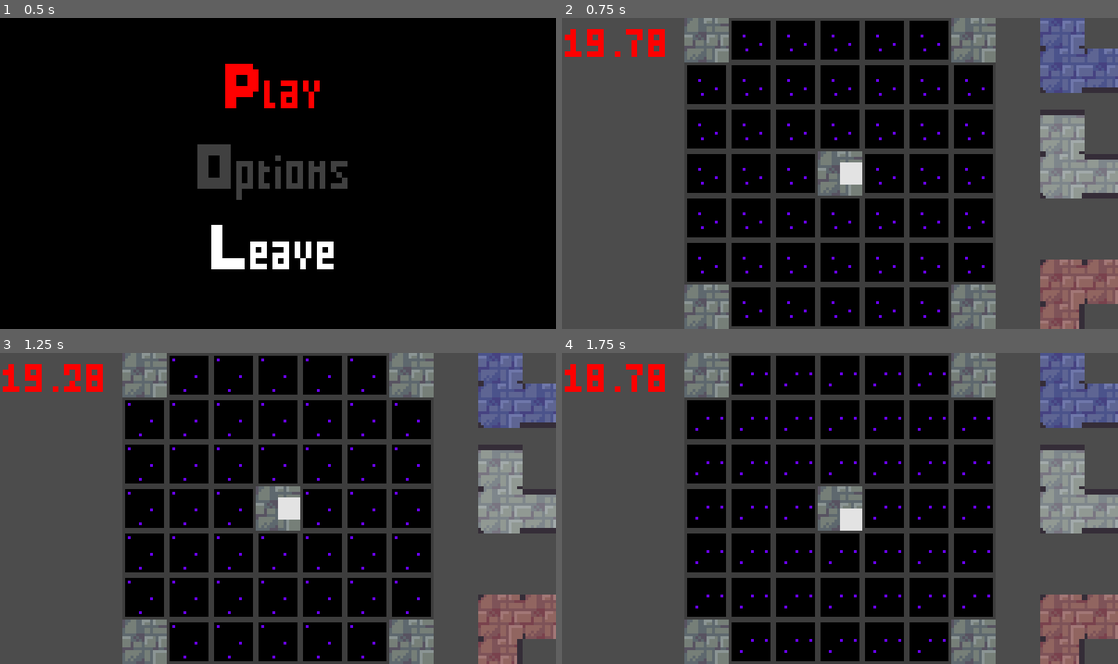
Above: before the commit, frames 1-4 (two rows, left to right).
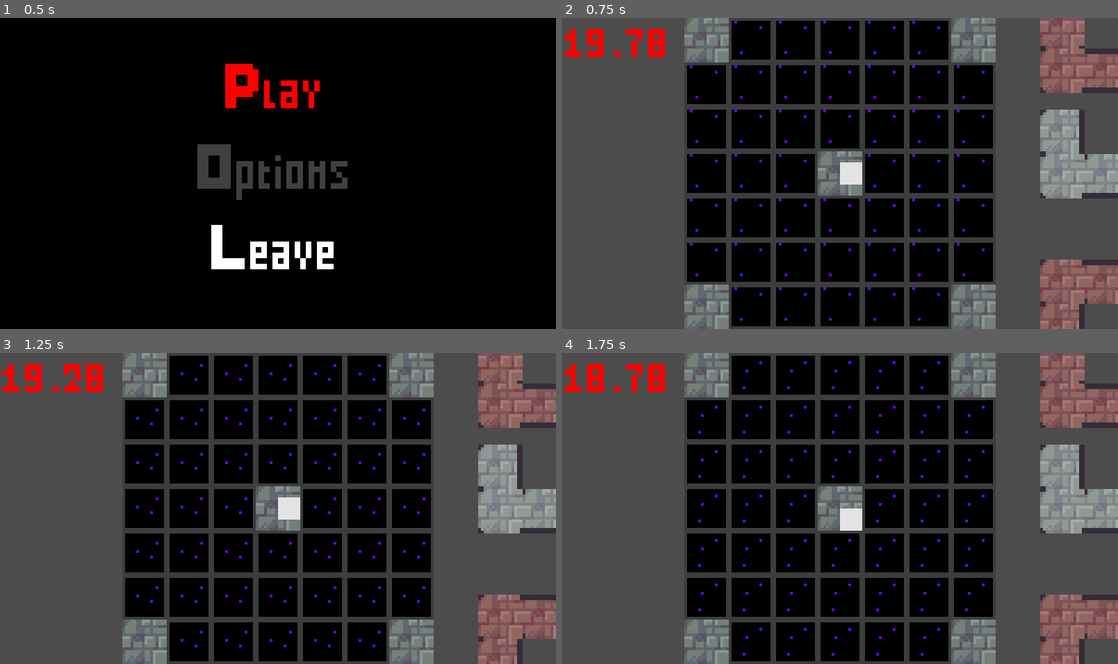
Above: after the commit, the same moments.

Repository: MrBSmith/Global2020
Game: Godot game, scene res://Scenes/GUI/Menus/ScreenTitle/ScreenTitle.tscn
The game is run twice, just before and just after one commit, with the same random seed, the same clock (stepped at 60 frames per second) and the same inputs.
Inputs (mouse positions are in pixels of both pictures, inside the frame that each line leads up to):
- Up to frame 1 (0.5 s): no input
- Up to frame 2 (0.75 s): tap Enter (ui_accept) at 0.5 s; move the mouse to (962, 157) at 0.52 s; hold Right (ui_right) from 0.53 s (still down); click (962, 157) at 0.6 s
- Up to frame 3 (1.25 s): keep holding Right (ui_right); tap Enter (ui_accept) at 0.77 s; tap Mouse wheel down (rotate_card_anti_clock) at 0.8 s
- Up to frame 4 (1.75 s): move the mouse to (706, 374) at 1.27 s; release Right (ui_right) at 1.28 s; hold Down (ui_down) from 1.28 s (still down); tap Mouse wheel down (rotate_card_anti_clock) at 1.35 s; tap Enter (ui_accept) at 1.52 s; tap Mouse wheel up (rotate_card_clock) at 1.55 s

Frame 1 is identical in both runs. In frame 2, 4.2% of the frame differs, in the area x 23-100%, y 0-98%; in frame 3, 4.2%; in frame 4, 4.2%.

Commit message:
Separate card behaviours into states

Diff:
--- a/BaseClasses/Card_Base.gd
+++ b/BaseClasses/Card_Base.gd
@@ -5,8 +5,8 @@
 
 # ---- VARIABLES ----
 
-onready var wall_node = preload("res://Scenes/Wall/Wall.tscn")
-onready var door_node = preload("res://Scenes/Wall/Door.tscn")
+onready var pivot_node = $Pivot
+onready var states_node = $States
 
 # how many doors the card can have, between the range
 export(int) var min_door : int = 2
@@ -24,142 +24,31 @@
 	"red" : red
 }
 
-var card_placed : bool = false
 var tiles_array : Array = []
-
 var tiles_touched : int = 0
 
-var rng = RandomNumberGenerator.new()
+# -- STATE MACHINE ACCESSORS --
+func set_state(value : StateBase):
+	states_node.set_state(value)
 
-var remaining_doors
-var remaining_walls
+func get_state() -> StateBase:
+	return states_node.get_state()
 
-# -- drag & drop & rotate variables --
+func set_state_by_name(value : String):
+	states_node.set_state_by_name(value)
 
-var offset_with_mouse := Vector2.ZERO
-var grab : bool = false
+func get_state_name() -> String:
+	return states_node.get_state_name()
 
 # ---- ONREADY ----
 
 func _ready():
 	# Get every tiles of the card
 	for child in get_children():
-		if child.is_class("Tile"):
+		if child is Tile:
 			tiles_array.append(child)
 
-	rng.randomize()
-	var door_count = rng.randi_range(min_door, max_door)
-
-	# Check how many sides the card has to know how many walls it has
-	var side_count = count_sides()
-	var wall_count = side_count - door_count
-
-	remaining_doors = door_count
-	remaining_walls = wall_count
-
-	# Place walls and doors
-	place_all_walls()
-	var color_name = pick_color()
-	change_tiles_color(color_name)
-
-
-# ---- PROCESS ----
-
-func _process(_delta):
-	if grab:
-		set_global_position(get_viewport().get_mouse_position() - offset_with_mouse)
-
-
-# ---- INPUT ----
-
-func _input(_event):
-	if grab:
-		# If the card is grabbed and the clockwise button is pressed
-		if Input.is_action_just_pressed("rotate_card_clock"):
-			set_rotation_degrees(get_rotation_degrees() + 90)
-
-		# If the tile is held and the anti clockwise button is pressed
-		elif Input.is_action_just_pressed("rotate_card_anti_clock"):
-			set_rotation_degrees(get_rotation_degrees() - 90)
-
-
-# -- spawn walls functions --
-
-# Count how many sides the card has and return it
-func count_sides() -> int:
-	var counter : int = 0
-
-	# For each nodes in the given node
-	for tile in tiles_array:
-		for child in get_children():
-			# if the current node is a point
-			if child is PointTop or child is PointSide:
-				counter += 1
-
-	return counter
-
-
-# Generate a number depending of the remaining sides, return true if it'll be a door
-func generate_door() -> bool:
-	# Get a random number between the remaining sides
-	rng.randomize()
-	var rand_wall = rng.randi_range(1, remaining_walls)
-
-	# if rand_wall is below the number of remaining doors, that means we still have doors to place
-	if remaining_doors >= rand_wall:
-		# a door has been placed, so remove it from the remaining_doors count
-		remaining_doors -= 1
-		return true
-	# either there is not enough door to put one, or the random chose to put a wall in this position
-	else:
-		# remove a wall from the count
-		remaining_walls -= 1
-		return false
-
-
-# Check if the node has childs, if it's a spawn point, place a wall
-func place_all_walls():
-	for tile in tiles_array:
-		for current_node in tile.get_children():
-			if current_node is Position2D:
-				var side
-				# if it's a door
-				if generate_door():
-					side = door_node.instance()
-				else:
-					side = wall_node.instance()
-
-				# Makes it horizontal if the point is a top one
-				if current_node is PointTop:
-					side.set_rotation_degrees(90)
-
-				# Add the door/wall to rh
-				side.set_position(current_node.get_position())
-				tile.add_child(side)
-
-
-# Pick a random color depending of the color chance values
-func pick_color():
-
-	var total_chance = 0
-
-	for chance in color_chance.values():
-		total_chance += chance
-
-	rng.randomize()
-	var color_pick = rng.randi_range(1, total_chance - 1)
-	var previous_scores = 0
-	for color_key in color_chance:
-		if previous_scores < color_pick && color_pick <= color_chance.get(color_key) + previous_scores:
-			return color_key # color found
-		else:
-			previous_scores += color_chance.get(color_key) # color not found
-
-
-# Changes the tiles color to the one sent in parameters
-func change_tiles_color(color_name : String):
-	for tile in tiles_array:
-		tile.set_color(tile.get(color_name))
+	states_node.setup()
 
 
 # -- drag & drop & rotate functions --
@@ -167,91 +56,31 @@
 # Triggered by (and connected from) a child tile
 # Compute the offset between the mouse position and the position of the card to move the card accordingly
 func on_tile_grabed():
-	if !card_placed:
-		var mouse_pos = get_viewport().get_mouse_position()
-		offset_with_mouse = mouse_pos - get_global_position()
-		grab = true
+	if get_state_name() == "Hand":
+		set_state_by_name("Grabed")
 
 
 # Triggered by (and connected from) a child tile
 # Reset the offset at zero, and snap the card to the nearest position
 # If the position isn't empty, reset its position in the hand of the player
 func on_tile_droped():
-	if !card_placed:
-		grab = false
-		offset_with_mouse = Vector2.ZERO
-		var nearst_void_tile = get_the_nearest_tile(tiles_array[0])
-		global_position += get_translation(tiles_array[0], nearst_void_tile)
-
-		if is_card_on_empty_place():
-			card_placed = true
-			for tile in tiles_array:
-				tile.activate_walls()
-				var void_underneath = get_the_nearest_tile(tile)
-				void_underneath.queue_free()
-
-		else:
-			set_position(Vector2.ZERO)
-			set_rotation_degrees(0)
-
-
-# Check if there is a void tile under each tiles of the card
-# Return true if its the case, false in any other case
-func is_card_on_empty_place() -> bool:
-	for tile in tiles_array:
-		var areas_overlapping = tile.get_overlapping_areas()
-		if len(areas_overlapping) == 0:
-			return false
-		if !is_there_node_of_class(areas_overlapping, "VoidTile"):
-			return false
-
-	return true
-
-
-# Return true if at least one of the nodes of the array is of the given class
-func is_there_node_of_class(array : Array, class_to_find : String) -> bool:
-	for node in array:
-		if node.is_class(class_to_find):
-			return true
-	return false
-
-
-# Find the nearest void tile, and returns it
-func get_the_nearest_tile(node : Node) -> VoidTile:
-	var node_pos = node.get_global_position()
-	var void_tiles_array = get_tree().get_nodes_in_group("VoidTiles")
-	var smallest_distance = INF
-	var nearest_tile : VoidTile = null
-
-	for void_tile in void_tiles_array:
-		var current_distance = node_pos.distance_to(void_tile.get_global_position())
-		if current_distance < smallest_distance:
-			smallest_distance = current_distance
-			nearest_tile = void_tile
-
-	return nearest_tile
-
-
-# Return the translation between two nodes
-func get_translation(node1 : Node, node2 : Node) -> Vector2:
-	var direction_to : Vector2 = node1.global_position.direction_to(node2.get_global_position())
-	var distance_to : float =  node1.global_position.distance_to(node2.get_global_position())
-	return direction_to * distance_to
+	if get_state_name() == "Grabed":
+		set_state_by_name("Drop")
 
 
 # -- Players detections methods --
 
 # Triggered when a player entered a tile composing the card
 func on_tile_body_entered(body: PhysicsBody2D):
-	if body is Player && card_placed:
+	if body is Player && get_state_name() == "Placed":
 		tiles_touched += 1
 
 
 # Triggered when a player live a tile composing the card
 func on_tile_body_exited(body: PhysicsBody2D):
-	if body is Player && card_placed:
+	if body is Player && get_state_name() == "Placed":
 		tiles_touched -= 1
-		if tiles_touched == 0:
+		if tiles_touched <= 0:
 			destroy()
 
 
--- /dev/null
+++ b/BaseClasses/StateBase.gd
@@ -0,0 +1,14 @@
+extends Node
+
+class_name StateBase
+
+onready var states_node = get_parent()
+
+func update(_delta) -> String:
+	return ""
+
+func enter_state():
+	pass
+
+func exit_state():
+	pass
--- /dev/null
+++ b/BaseClasses/StateMachine.gd
@@ -0,0 +1,62 @@
+extends Node
+
+class_name StatesMachine
+
+# Define the list of possible states, and give the path to the corresponding node for each state
+# The states are distinguished by the name of their corresponding node
+# The default state is always the first in the tree
+
+signal state_change
+
+onready var states_map = get_children()
+
+onready var current_state : StateBase
+onready var previous_state : StateBase
+
+func setup():
+	set_physics_process(true)
+	set_state(states_map[0])
+
+
+# Call for the current state process
+func _physics_process(delta):
+	var new_state_name : String = current_state.update(delta)
+	if new_state_name != "":
+		set_state_by_name(new_state_name)
+
+
+# Set a new state
+func set_state(new_state: StateBase):
+	# Discard the method if the new_state is the current_state
+	if new_state == current_state:
+		return
+
+	# Use the exit state function of the current state
+	if current_state != null:
+		current_state.exit_state()
+
+	# Change the current state, and the previous state
+	previous_state = current_state
+	current_state = new_state
+
+	# Use the enter_state function of the current state
+	if new_state != null:
+		current_state.enter_state()
+
+	emit_signal("state_change")
+
+
+# Set the state, based on the given state name
+func set_state_by_name(new_state_name : String):
+	var new_state = get_node_or_null(new_state_name)
+	if new_state != null:
+		set_state(new_state)
+
+
+# Returns the String name of the current state
+func get_state_name() -> String:
+	return current_state.name
+
+# Returns the current state
+func get_state() -> StateBase:
+	return current_state
--- a/BaseClasses/TileBase.gd
+++ b/BaseClasses/TileBase.gd
@@ -1,9 +1,3 @@
-extends Node
+extends Area2D
 
-class_name TileBase
-
-func _ready():
-	pass
-
-func tile_effect():
-	pass
+class_name Tile
--- a/Scenes/Cards/BaseCard.tscn
+++ b/Scenes/Cards/BaseCard.tscn
@@ -1,9 +1,35 @@
-[gd_scene load_steps=2 format=2]
+[gd_scene load_steps=8 format=2]
 
 [ext_resource path="res://BaseClasses/Card_Base.gd" type="Script" id=1]
+[ext_resource path="res://BaseClasses/StateMachine.gd" type="Script" id=2]
+[ext_resource path="res://Scenes/Cards/States/Grab.gd" type="Script" id=3]
+[ext_resource path="res://Scenes/Cards/States/InHand.gd" type="Script" id=4]
+[ext_resource path="res://Scenes/Cards/States/Drop.gd" type="Script" id=5]
+[ext_resource path="res://Scenes/Cards/States/Placed.gd" type="Script" id=6]
+[ext_resource path="res://Scenes/Cards/States/Generate.gd" type="Script" id=7]
 
 [node name="BaseCard" type="Node2D"]
 script = ExtResource( 1 )
 blue = 33
 grey = 33
 red = 33
+
+[node name="Pivot" type="Position2D" parent="."]
+
+[node name="States" type="Node" parent="."]
+script = ExtResource( 2 )
+
+[node name="Generate" type="Node" parent="States"]
+script = ExtResource( 7 )
+
+[node name="Hand" type="Node" parent="States"]
+script = ExtResource( 4 )
+
+[node name="Grabed" type="Node" parent="States"]
+script = ExtResource( 3 )
+
+[node name="Drop" type="Node" parent="States"]
+script = ExtResource( 5 )
+
+[node name="Placed" type="Node" parent="States"]
+script = ExtResource( 6 )
--- a/Scenes/Cards/Script/Tile.gd
+++ b/Scenes/Cards/Script/Tile.gd
@@ -1,11 +1,9 @@
-extends Area2D
-class_name Tile
-const CLASS : String = "Tile"
+extends Tile
 
-var parent
+class_name WalkableTile
+const CLASS : String = "WalkableTile"
 
 var grab : bool
-var has_parent : bool
 var overlap : bool
 var outside : bool
 
@@ -33,8 +31,6 @@
 signal tile_droped
 
 func _ready():
-	has_parent = false
-
 	grab = false
 
 	# why do we need overlap AND outside booleans:
@@ -91,12 +87,13 @@
 
 # Adapt the player speed to the color of the tile
 func on_body_entered(body: PhysicsBody2D):
-	if owner is Card && !owner.card_placed:
-		return
-
 	if !(owner is Card): # If the tile is a stadalone one
 		if body is Player:
 			body.set_speed(body.medium_speed)
+		return
+
+	if owner.get_state_name() != "Placed":
+		return
 
 	if body is Player: # If the tile is from a card
 		if current_color == blue:
--- /dev/null
+++ b/Scenes/Cards/States/Drop.gd
@@ -0,0 +1,53 @@
+extends StateBase
+
+#### DROP STATE ####
+
+func enter_state():
+	var first_tile = owner.tiles_array[0]
+
+	var nearest_void_tile = get_the_nearest_tile(first_tile, "VoidTiles")
+	owner.global_position += get_translation(first_tile, nearest_void_tile)
+
+	if is_card_on_empty_place():
+		for tile in owner.tiles_array:
+			tile.activate_walls()
+			var void_underneath = get_the_nearest_tile(tile, "VoidTiles")
+			void_underneath.queue_free()
+			states_node.set_state_by_name("Placed")
+	else:
+		owner.set_position(Vector2.ZERO)
+		owner.set_rotation_degrees(0)
+		states_node.set_state_by_name("Hand")
+
+
+# Check if there is a void tile under each tiles of the card
+# Return true if its the case, false in any other case
+func is_card_on_empty_place() -> bool:
+	for tile in owner.tiles_array:
+		var nearest_tile = get_the_nearest_tile(tile)
+		if !(nearest_tile is VoidTile) or len(tile.get_overlapping_areas()) == 0:
+			return false
+	return true
+
+
+# Find the nearest void tile, and returns it
+func get_the_nearest_tile(node : Node, group_name : String = "Tiles") -> Tile:
+	var node_pos = node.get_global_position()
+	var searched_tiles_array = get_tree().get_nodes_in_group(group_name)
+	var smallest_distance = INF
+	var nearest_tile : Tile = null
+
+	for tile in searched_tiles_array:
+		var current_distance = node_pos.distance_to(tile.get_global_position())
+		if current_distance < smallest_distance && tile != node:
+			smallest_distance = current_distance
+			nearest_tile = tile
+
+	return nearest_tile
+
+
+# Return the translation between two nodes
+func get_translation(node1 : Node, node2 : Node) -> Vector2:
+	var direction_to : Vector2 = node1.global_position.direction_to(node2.get_global_position())
+	var distance_to : float =  node1.global_position.distance_to(node2.get_global_position())
+	return direction_to * distance_to
--- /dev/null
+++ b/Scenes/Cards/States/Generate.gd
@@ -0,0 +1,108 @@
+extends StateBase
+
+onready var wall_node = preload("res://Scenes/Wall/Wall.tscn")
+onready var door_node = preload("res://Scenes/Wall/Door.tscn")
+
+var rng = RandomNumberGenerator.new()
+
+var tiles_touched : int = 0
+
+var remaining_doors
+var remaining_walls
+
+func enter_state():
+	rng.randomize()
+	var door_count = rng.randi_range(owner.min_door, owner.max_door)
+
+	# Check how many sides the card has to know how many walls it has
+	var side_count = count_sides()
+	var wall_count = side_count - door_count
+
+	remaining_doors = door_count
+	remaining_walls = wall_count
+
+	# Place walls and doors
+	place_all_walls()
+	var color_name = pick_color()
+	change_tiles_color(color_name)
+
+	states_node.set_state_by_name("Hand")
+
+
+# -- spawn walls functions --
+
+# Count how many sides the card has and return it
+func count_sides() -> int:
+	var counter : int = 0
+
+	# For each nodes in the given node
+	for tile in owner.tiles_array:
+		for child in get_children():
+			# if the current node is a point
+			if child is PointTop or child is PointSide:
+				counter += 1
+
+	return counter
+
+
+# Generate a number depending of the remaining sides, return true if it'll be a door
+func generate_door() -> bool:
+	# Get a random number between the remaining sides
+	rng.randomize()
+	var rand_wall = rng.randi_range(1, remaining_walls)
+
+	# if rand_wall is below the number of remaining doors, that means we still have doors to place
+	if remaining_doors >= rand_wall:
+		# a door has been placed, so remove it from the remaining_doors count
+		remaining_doors -= 1
+		return true
+	# either there is not enough door to put one, or the random chose to put a wall in this position
+	else:
+		# remove a wall from the count
+		remaining_walls -= 1
+		return false
+
+
+# Check if the node has childs, if it's a spawn point, place a wall
+func place_all_walls():
+	for tile in owner.tiles_array:
+		for current_node in tile.get_children():
+			if current_node is Position2D:
+				var side
+				# if it's a door
+				if generate_door():
+					side = door_node.instance()
+				else:
+					side = wall_node.instance()
+
+				# Makes it horizontal if the point is a top one
+				if current_node is PointTop:
+					side.set_rotation_degrees(90)
+
+				# Add the door/wall to rh
+				side.set_position(current_node.get_position())
+				tile.add_child(side)
+
+
+# Pick a random color depending of the color chance values
+func pick_color():
+	var total_chance = 0
+	var color_chance : Dictionary = owner.color_chance
+
+	for chance in color_chance.values():
+		total_chance += chance
+
+	rng.randomize()
+	var color_pick = rng.randi_range(1, total_chance - 1)
+	var previous_scores = 0
+	for color_key in color_chance:
+		if previous_scores < color_pick && color_pick <= color_chance.get(color_key) + previous_scores:
+			return color_key # color found
+		else:
+			previous_scores += color_chance.get(color_key) # color not found
+
+
+# Changes the tiles color to the one sent in parameters
+func change_tiles_color(color_name : String):
+	for tile in owner.tiles_array:
+		tile.set_color(tile.get(color_name))
--- /dev/null
+++ b/Scenes/Cards/States/Grab.gd
@@ -0,0 +1,29 @@
+extends StateBase
+
+# ---- INPUT ----
+
+var offset_with_mouse := Vector2.ZERO
+
+func update(_delta : float) -> String:
+	owner.set_global_position(get_viewport().get_mouse_position() - offset_with_mouse)
+	return ""
+
+
+func enter_state():
+	var mouse_pos = get_viewport().get_mouse_position()
+	offset_with_mouse = mouse_pos - owner.get_global_position()
+
+
+func exit_state():
+	offset_with_mouse = Vector2.ZERO
+
+
+func _input(_event):
+	if states_node.get_state() == self:
+		# If the card is grabbed and the clockwise button is pressed
+		if Input.is_action_just_pressed("rotate_card_clock"):
+			owner.set_rotation_degrees(owner.get_rotation_degrees() + 90)
+
+		# If the tile is held and the anti clockwise button is pressed
+		elif Input.is_action_just_pressed("rotate_card_anti_clock"):
+			owner.set_rotation_degrees(owner.get_rotation_degrees() - 90)
--- /dev/null
+++ b/Scenes/Cards/States/InHand.gd
@@ -0,0 +1,4 @@
+extends StateBase
+
+func _ready():
+	pass
--- /dev/null
+++ b/Scenes/Cards/States/Placed.gd
@@ -0,0 +1,4 @@
+extends StateBase
+
+func _ready():
+	pass
--- a/Scenes/Game/GridGen.gd
+++ b/Scenes/Game/GridGen.gd
@@ -1,4 +1,4 @@
-extends TileBase
+extends Node
 
 onready var void_tile_scene = preload("res://Scenes/Tiles/Void/Void.tscn")
 onready var tile_scene = preload("res://Scenes/Tiles/Tile.tscn")
--- a/Scenes/Tiles/Tile.tscn
+++ b/Scenes/Tiles/Tile.tscn
@@ -6,7 +6,9 @@
 [sub_resource type="RectangleShape2D" id=1]
 extents = Vector2( 8, 8 )
 
-[node name="Tile" type="Area2D"]
+[node name="Tile" type="Area2D" groups=[
+"Tiles",
+]]
 script = ExtResource( 1 )
 
 [node name="Sprite" type="Sprite" parent="."]
--- a/Scenes/Tiles/Void/Void.tscn
+++ b/Scenes/Tiles/Void/Void.tscn
@@ -27,13 +27,14 @@
 extents = Vector2( 8, 8 )
 
 [node name="VoidTile" type="Area2D" groups=[
+"Tiles",
 "VoidTiles",
 ]]
 script = ExtResource( 11 )
 
 [node name="AnimatedSprite" type="AnimatedSprite" parent="."]
 frames = SubResource( 1 )
-frame = 3
+frame = 9
 playing = true
 __meta__ = {
 "_edit_lock_": true
--- a/Scenes/Tiles/Void/VoidTile.gd
+++ b/Scenes/Tiles/Void/VoidTile.gd
@@ -1,10 +1,3 @@
-extends Area2D
+extends Tile
 
 class_name VoidTile
-const CLASS : String = "VoidTile"
-
-func is_class(value: String) -> bool:
-	return value == CLASS
-
-func get_class() -> String:
-	return CLASS
--- a/project.godot
+++ b/project.godot
@@ -49,14 +49,19 @@
 "language": "GDScript",
 "path": "res://Scenes/SpawnPoints/Script/PointTop.gd"
 }, {
+"base": "Node",
+"class": "StateBase",
+"language": "GDScript",
+"path": "res://BaseClasses/StateBase.gd"
+}, {
+"base": "Node",
+"class": "StatesMachine",
+"language": "GDScript",
+"path": "res://BaseClasses/StateMachine.gd"
+}, {
 "base": "Area2D",
 "class": "Tile",
 "language": "GDScript",
-"path": "res://Scenes/Cards/Script/Tile.gd"
-}, {
-"base": "Node",
-"class": "TileBase",
-"language": "GDScript",
 "path": "res://BaseClasses/TileBase.gd"
 }, {
 "base": "Timer",
@@ -64,10 +69,15 @@
 "language": "GDScript",
 "path": "res://BaseClasses/TimerBase.gd"
 }, {
-"base": "Area2D",
+"base": "Tile",
 "class": "VoidTile",
 "language": "GDScript",
 "path": "res://Scenes/Tiles/Void/VoidTile.gd"
+}, {
+"base": "Tile",
+"class": "WalkableTile",
+"language": "GDScript",
+"path": "res://Scenes/Cards/Script/Tile.gd"
 }, {
 "base": "StaticBody2D",
 "class": "Wall",
@@ -83,10 +93,12 @@
 "Player": "",
 "PointSide": "",
 "PointTop": "",
+"StateBase": "",
+"StatesMachine": "",
 "Tile": "",
-"TileBase": "",
 "TimerBase": "",
 "VoidTile": "",
+"WalkableTile": "",
 "Wall": ""
 }
 
